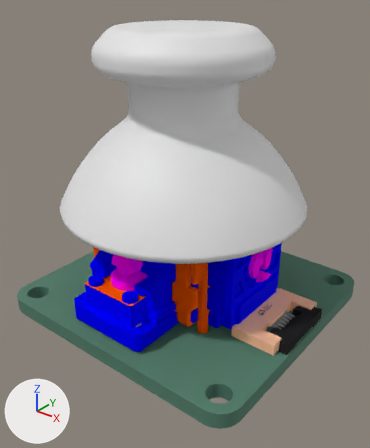
Two versions of the glTF model joystick/Alpsalpine-ffc-pogo/Alpsalpine-ffc-pogo.glb, one commit apart.
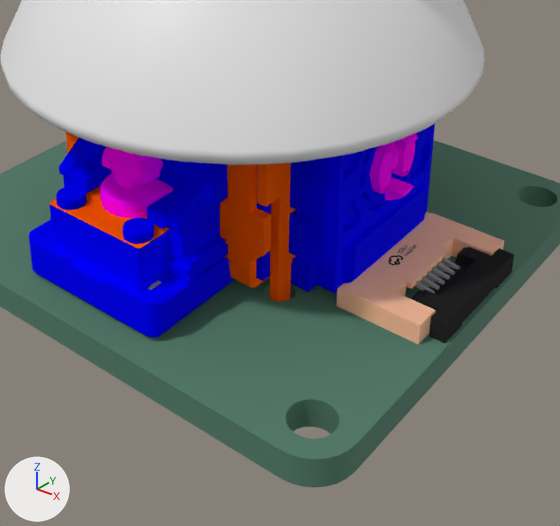
Each version is shown whole from a 50 mm camera at (0.0296, -0.0367, 0.0315) aimed at (0.001, -0.001, 0.0093), then close up on the part from 16% to 93% of the width and 40% to 100% of the height. The lights are fixed; the arrows at lower left show +X, +Y and +Z. The last two pictures show the newer version. Where no turn or scale is listed for an object, it has been applied to the vertices. Vertices at exactly the same position are counted once.

Objects in the first close-up: '=>[0:1:1:6]', 'JT_J1', 'JT_J1.001', 'JT_J2'.
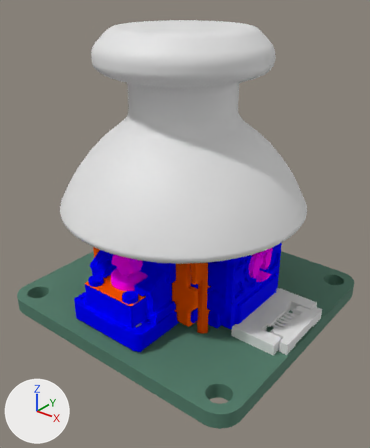
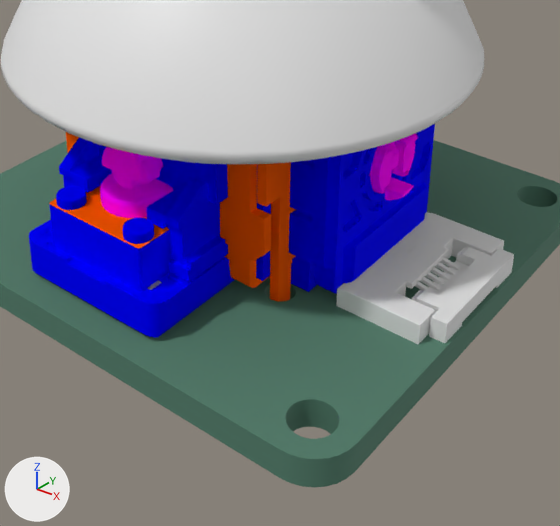
The change, as JSON lines over the scene's bpy script:
```json
{"op": "set", "path": "mat_mat_0.base_color", "old": "(0.527, 0.527, 0.527)", "new": "(1.0, 0.0, 1.0)", "note": "light grey #c0c0c0 -> pink #ff00ff"}
{"block": "me_fpc_smd_6p_p0_50_js_afd01_s06fca_00", "where": "me_fpc_smd_6p_p0_50_js_afd01_s06fca_00.from_pydata(...)  # 2198 vertices, 4396 faces; spans x -0.00308..0.00303, y -0.0042..0.0042, z -0.00102..0.00101"}
{"block": "me_fpc_smd_6p_p0_50_js_afd01_s06fca_00", "where": "# used by ob_jt_j2; location = (0.01131, 0.0, 0.0016)"}
{"op": "remove", "block": "me_fpc_smd_6p_p0_50_js_afd01_s06fca_00", "code": "me_fpc_smd_6p_p0_50_js_afd01_s06fca_00.materials.append(mat_mat_4)  # white #ffffff"}
{"block": "me_fpc_smd_6p_p0_50_js_afd01_s06fca_00", "change": "me_fpc_smd_6p_p0_50_js_afd01_s06fca_00 part 1: 1954 faces spanning x -0.00308..0.00121, y -0.0042..0.0042, z -0.00102..0.00075 switch from mat_mat_0 (light grey #c0c0c0) to no material"}
{"block": "me_fpc_smd_6p_p0_50_js_afd01_s06fca_00", "change": "me_fpc_smd_6p_p0_50_js_afd01_s06fca_00 part 2: 1153 faces spanning x -0.00228..0.00213, y -0.0042..0.0042, z -0.001..0.001 switch from mat_mat_1 (beige #fedec2) to no material"}
{"block": "me_fpc_smd_6p_p0_50_js_afd01_s06fca_00", "change": "me_fpc_smd_6p_p0_50_js_afd01_s06fca_00 part 3: 24 faces spanning x 0.00076..0.00303, y -0.0034..0.0034, z -0.0004..0.001 switch from mat_mat_2 (dark grey #404040) to no material"}
{"block": "me_fpc_smd_6p_p0_50_js_afd01_s06fca_00", "change": "me_fpc_smd_6p_p0_50_js_afd01_s06fca_00 part 4: 52 faces spanning x 0.00076..0.00303, y -0.0034..0.0034, z -0.0004..0.001 switch from mat_mat_3 (dark grey #393939) to no material"}
{"block": "me_fpc_smd_6p_p0_50_js_afd01_s06fca_00", "change": "me_fpc_smd_6p_p0_50_js_afd01_s06fca_00 part 5: 1177 faces spanning x -0.0016..-0.00093, y -0.00111..0.00105, z 0.001..0.00101 switch from mat_mat_5 (black #000000) to no material"}
{"block": "me_joystick_cap", "where": "# used by ob_jt_j1_001; location = (0.0, 0.0, 0.0196)"}
{"op": "remove", "block": "me_joystick_cap", "code": "me_joystick_cap.from_pydata(...)  # 1711 vertices, 3418 faces; spans x -0.012..0.012, y -0.012..0.0121, z -0.0089..0.008"}
{"op": "add", "block": "me_joystick_cap", "code": "me_joystick_cap.from_pydata(...)  # 1661 vertices, 3318 faces; spans x -0.012..0.012, y -0.012..0.0121, z -0.0089..0.008"}
{"block": "me_joystick_cap", "change": "me_joystick_cap part 6: 96 vertices moved from x -0.0118..0.0118, y -0.0113..0.0113, z -0.0089..-0.0065 to x -0.0119..0.0119, y -0.0115..0.0113, z -0.0089..-0.0057; 440 vertices removed from x -0.012..0.012, y -0.012..0.0117, z -0.0089..-0.0015; 347 vertices added at x -0.012..0.012, y -0.012..0.0117, z -0.0089..-0.0013"}
{"block": "me_joystick_cap", "change": "other edits to the shape of me_joystick_cap do not show in these pictures"}
```

Where the change shows, as pixel boxes (x1, y1, x2, y2) in the close-ups (560 x 526 px):
```json
{"object": "JT_J1.001", "change": "reshaped", "before": [0, 0, 485, 165], "after": [1, 0, 484, 164]}
{"object": "JT_J2", "change": "recoloured, surface changed", "before": [336, 212, 514, 344], "after": [336, 212, 514, 344], "on screen": "lighter"}
{"part": 1, "of": "me_fpc_smd_6p_p0_50_js_afd01_s06fca_00", "change": "recoloured", "before": [415, 257, 460, 293], "after": [415, 257, 460, 293], "on screen": "light grey to white"}
{"part": 2, "of": "me_fpc_smd_6p_p0_50_js_afd01_s06fca_00", "change": "recoloured", "before": [336, 212, 504, 344], "after": [336, 212, 504, 344], "on screen": "beige to white"}
{"part": 3, "of": "me_fpc_smd_6p_p0_50_js_afd01_s06fca_00", "change": "recoloured", "before": [411, 298, 447, 343], "after": [411, 298, 447, 343], "on screen": "dark grey to white"}
{"part": 4, "of": "me_fpc_smd_6p_p0_50_js_afd01_s06fca_00", "change": "recoloured", "before": [412, 247, 514, 343], "after": [412, 247, 514, 343], "on screen": "dark grey to white"}
{"part": 5, "of": "me_fpc_smd_6p_p0_50_js_afd01_s06fca_00", "change": "recoloured", "before": [388, 245, 416, 265], "after": [388, 245, 416, 265]}
```
